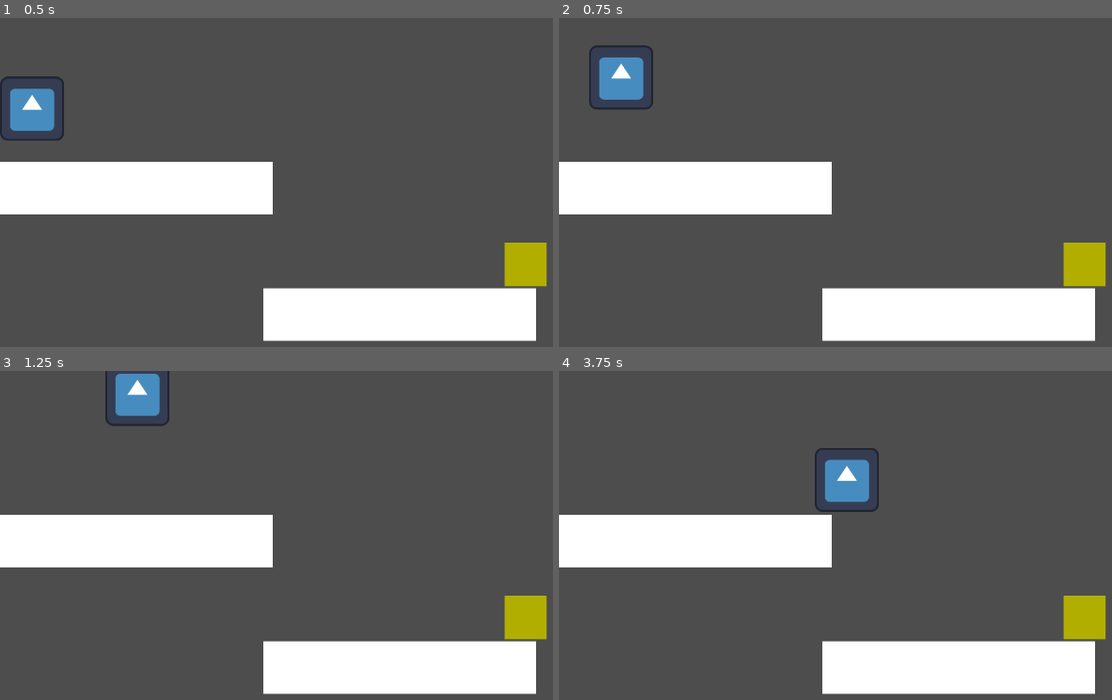
Above: before the commit, frames 1-4 (two rows, left to right).
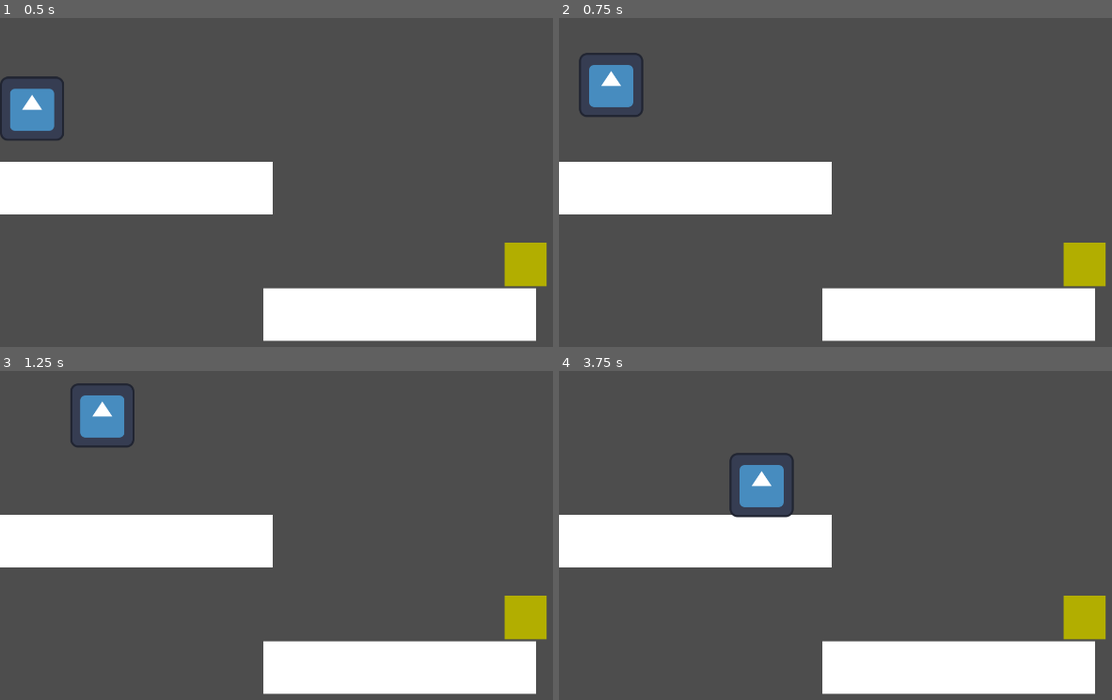
Above: after the commit, the same moments.

Repository: AndrewLILP/Year9Godot-2dPlatformer
Game: Godot game, scene res://level_1.tscn
Same seed, same stepped clock (60 frames per second), same inputs: the game is played once before the commit and once after it. The project has no main scene, so this scene is started directly. The engine's default icon, where the game draws it, is replaced by a stand-in: a white triangle on a blue panel in a dark square.
Inputs:
- Up to frame 1 (0.5 s): no input
- Up to frame 2 (0.75 s): tap Enter (ui_accept) at 0.5 s; hold Right (ui_right) from 0.53 s (still down)
- Up to frame 3 (1.25 s): keep holding Right (ui_right); tap Enter (ui_accept) at 0.77 s
- Up to frame 4 (3.75 s): tap Enter (ui_accept) at 1.52, 3.02 s; release Right (ui_right) at 2.03 s; hold Left (ui_left) 2.03-2.78 s; hold Right (ui_right) from 2.78 s (still down)

Frame 1 is identical in both runs. In frame 2, 1.4% of the frame differs, in the area x 3-18%, y 8-30%; in frame 3, 2.2%; in frame 4, 2.7%, in the area x 30-58%, y 23-45%.

Commit message:
add Lesson change variables

Diff:
--- /dev/null
+++ b/coin.gd
@@ -0,0 +1,11 @@
+extends Area2D
+
+
+# Called when the node enters the scene tree for the first time.
+func _ready() -> void:
+	pass # Replace with function body.
+
+
+# Called every frame. 'delta' is the elapsed time since the previous frame.
+func _process(delta: float) -> void:
+	pass
--- /dev/null
+++ b/coin.tscn
@@ -0,0 +1,18 @@
+[gd_scene load_steps=3 format=3 uid="uid://cxjxi4340jgef"]
+
+[ext_resource type="Script" uid="uid://kpgrl3vy3tw7" path="res://coin.gd" id="1_d5gmh"]
+
+[sub_resource type="CircleShape2D" id="CircleShape2D_6qpsl"]
+radius = 16.0
+
+[node name="Coin" type="Area2D"]
+script = ExtResource("1_d5gmh")
+
+[node name="CollisionShape2D" type="CollisionShape2D" parent="."]
+shape = SubResource("CircleShape2D_6qpsl")
+
+[node name="ColorRect" type="ColorRect" parent="CollisionShape2D"]
+offset_top = -30.0
+offset_right = 40.0
+offset_bottom = 10.0
+rotation = 0.69264185
--- a/player.gd
+++ b/player.gd
@@ -1,10 +1,10 @@
 extends CharacterBody2D
 
 # === MOVEMENT CONSTANTS ===
-const SPEED = 300.0
-const JUMP_VELOCITY = -600.0  # For Lesson 2!
+const SPEED = 200.0
+const JUMP_VELOCITY = -500.0  # For Lesson 2!
 var jump_released = false
-const MAX_JUMPS = 2
+const MAX_JUMPS = 5
 var jump_count = 0
 
 
Not shown, added: coin.gd.uid
